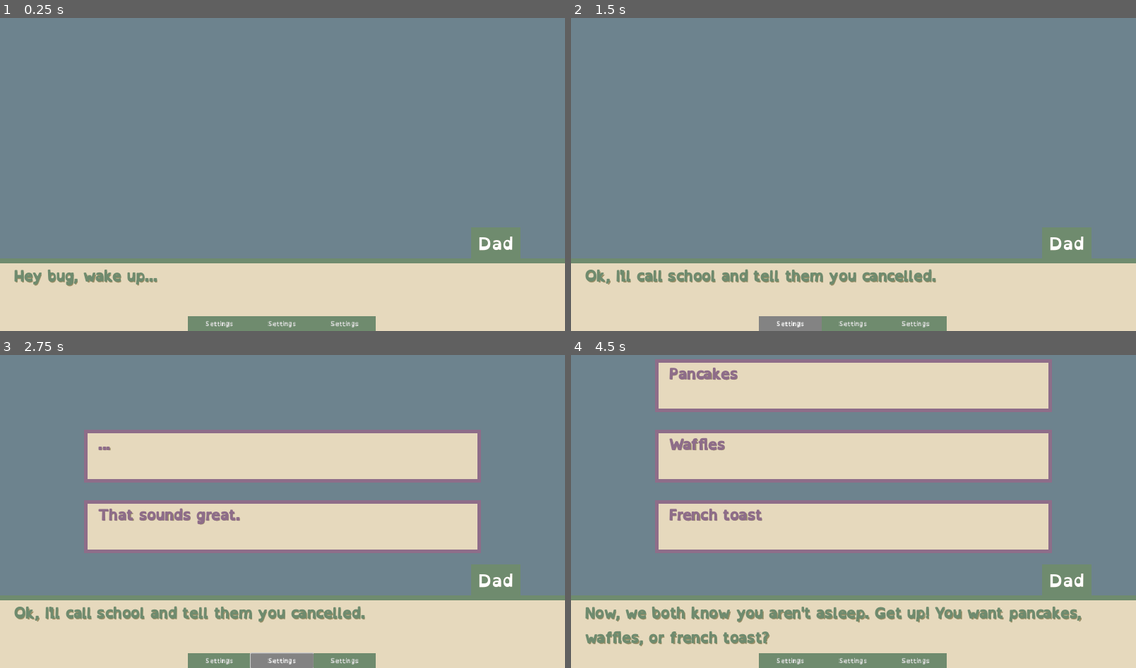
Above: before the commit, frames 1-4 (two rows, left to right).
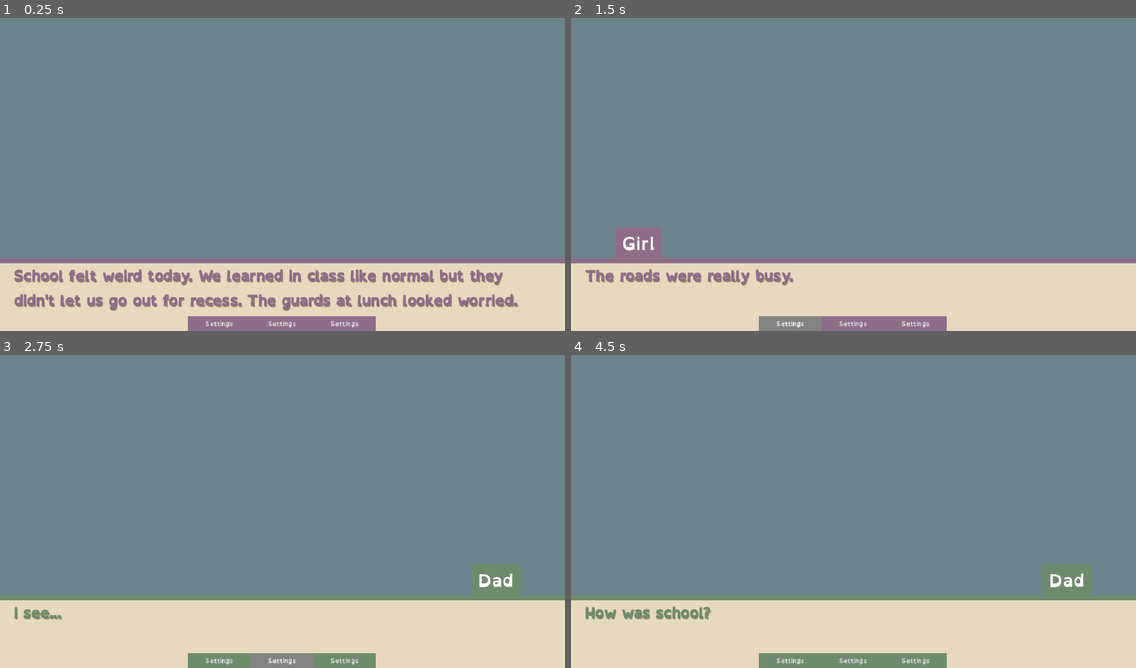
Above: after the commit, the same moments.

Repository: Birdboys/returningMolly
Game: Godot game, scene res://Scenes/main.tscn
Two runs of this game, one before a commit and one after it. Both use one fixed random seed, a clock stepped at 60 frames per second and the inputs below.
Inputs (mouse positions are in pixels of both pictures, inside the frame that each line leads up to):
- Up to frame 1 (0.25 s): no input
- Up to frame 2 (1.5 s): tap Enter at 0.5 s; press the mouse at (853, 171) at 0.53 s; release the mouse at (853, 171) at 1.25 s; click "Settings" at 1.25 s
- Up to frame 3 (2.75 s): click "Settings" at 2 s
- Up to frame 4 (4.5 s): click "Settings" at 2.75 s; move the mouse to (853, 455) at 3.52 s; click (853, 455) at 3.6 s; tap Space (dialogue_input) at 4.25 s; move the mouse to (910, 439) at 4.27 s; press the mouse at (910, 439) at 4.28 s

The runs differ from the first frame. In frame 1, 8.1% of the frame differs, in the area x 0-100%, y 66-100%; in frame 2, 5.9%; in frame 3, 25%; in frame 4, 38%, in the area x 2-91%, y 1-94%.

Commit message:
working on loading/saving inventory

Diff:
--- /dev/null
+++ b/Assets/dialogueJsons/introNight.json
@@ -0,0 +1,152 @@
+{
+  "text0": {
+    "TEXT_TYPE": "think",
+    "TEXT_SPEAKER": "girl",
+    "TEXT_TEXT": "School felt weird today. We learned in class like normal but they didn't let us go out for recess. The guards at lunch looked worried.",
+    "NEXT_TEXT_ID": [
+      "text1"
+    ],
+    "HAS_CHOICE": false,
+    "IS_END": false
+  },
+  "text1": {
+    "TEXT_TYPE": "listen",
+    "TEXT_SPEAKER": "dad",
+    "TEXT_TEXT": "Hey bug, you're back late. I was getting a little worried...",
+    "NEXT_TEXT_ID": [
+      "text2"
+    ],
+    "HAS_CHOICE": false,
+    "IS_END": false
+  },
+  "text10": {
+    "TEXT_TYPE": "listen",
+    "TEXT_SPEAKER": "dad",
+    "TEXT_TEXT": "It's done, let's eat.",
+    "NEXT_TEXT_ID": [
+      "text11"
+    ],
+    "HAS_CHOICE": false,
+    "IS_END": false
+  },
+  "text11": {
+    "TEXT_TYPE": "think",
+    "TEXT_SPEAKER": "girl",
+    "TEXT_TEXT": "Before we eat he flicks the tv back on. I want to talk instead. I hate the news.",
+    "NEXT_TEXT_ID": [],
+    "HAS_CHOICE": false,
+    "IS_END": true
+  },
+  "text2": {
+    "TEXT_TYPE": "talk",
+    "TEXT_SPEAKER": "girl",
+    "TEXT_TEXT": "The roads were really busy.",
+    "NEXT_TEXT_ID": [
+      "text3"
+    ],
+    "HAS_CHOICE": false,
+    "IS_END": false
+  },
+  "text3": {
+    "TEXT_TYPE": "listen",
+    "TEXT_SPEAKER": "dad",
+    "TEXT_TEXT": "I see...",
+    "NEXT_TEXT_ID": [
+      "text4"
+    ],
+    "HAS_CHOICE": false,
+    "IS_END": false
+  },
+  "text4": {
+    "TEXT_TYPE": "listen",
+    "TEXT_SPEAKER": "dad",
+    "TEXT_TEXT": "Well, lets get ready for dinner. I didn't have time to go to the store because... anyway we're doing pasta.",
+    "NEXT_TEXT_ID": [
+      "text5"
+    ],
+    "HAS_CHOICE": false,
+    "IS_END": false
+  },
+  "text5": {
+    "TEXT_TYPE": "think",
+    "TEXT_SPEAKER": "girl",
+    "TEXT_TEXT": "He shuffles to the tv remote and turns off the news. Next up, hand washing.",
+    "NEXT_TEXT_ID": [
+      "text6"
+    ],
+    "HAS_CHOICE": false,
+    "IS_END": false
+  },
+  "text6": {
+    "TEXT_TYPE": "think",
+    "TEXT_SPEAKER": "girl",
+    "TEXT_TEXT": "I want him to put on music and dance like he usually does. Instead I can hear the sound of the water boiling.",
+    "NEXT_TEXT_ID": [
+      "text7"
+    ],
+    "HAS_CHOICE": false,
+    "IS_END": false
+  },
+  "text7": {
+    "TEXT_TYPE": "listen",
+    "TEXT_SPEAKER": "dad",
+    "TEXT_TEXT": "How was school?",
+    "NEXT_TEXT_ID": [
+      "text8a",
+      "text8b",
+      "text8c"
+    ],
+    "HAS_CHOICE": true,
+    "IS_END": false
+  },
+  "text8a": {
+    "TEXT_TYPE": "choice",
+    "TEXT_SPEAKER": "girl",
+    "TEXT_TEXT": "It was ok.",
+    "NEXT_TEXT_ID": [
+      "text9a"
+    ],
+    "HAS_CHOICE": false,
+    "IS_END": false
+  },
+  "text8b": {
+    "TEXT_TYPE": "choice",
+    "TEXT_SPEAKER": "girl",
+    "TEXT_TEXT": "Things were weird.",
+    "NEXT_TEXT_ID": [
+      "text9b"
+    ],
+    "HAS_CHOICE": false,
+    "IS_END": false
+  },
+  "text8c": {
+    "TEXT_TYPE": "choice",
+    "TEXT_SPEAKER": "girl",
+    "TEXT_TEXT": "Recess was fun.",
+    "NEXT_TEXT_ID": [
+      "text9a"
+    ],
+    "HAS_CHOICE": false,
+    "IS_END": false
+  },
+  "text9a": {
+    "TEXT_TYPE": "listen",
+    "TEXT_SPEAKER": "dad",
+    "TEXT_TEXT": "I'm glad you had fun.",
+    "NEXT_TEXT_ID": [
+      "text10"
+    ],
+    "HAS_CHOICE": false,
+    "IS_END": false
+  },
+  "text9b": {
+    "TEXT_TYPE": "listen",
+    "TEXT_SPEAKER": "dad",
+    "TEXT_TEXT": "I'm sorry bug, I think it's just a weird kind of day, haha.",
+    "NEXT_TEXT_ID": [
+      "text10"
+    ],
+    "HAS_CHOICE": false,
+    "IS_END": false
+  }
+}
--- a/Scripts/dialogueManager.gd
+++ b/Scripts/dialogueManager.gd
@@ -3,7 +3,7 @@
 @onready var dialogue_data
 # Called when the node enters the scene tree for the first time.
 func _ready():
-	loadDialogue("intro")
+	loadDialogue("introNight")
 
 	pass # Replace with function body.
 
@@ -19,7 +19,6 @@
 		return
 	var data = FileAccess.open(path, FileAccess.READ)
 	dialogue_data = JSON.parse_string(data.get_as_text())
-	print(dialogue_data['intro0']['NEXT_TEXT_ID'][0])
 	data.close()
 
 func dialogueChoice(choiceID):
--- a/Scripts/inventory_ui.gd
+++ b/Scripts/inventory_ui.gd
@@ -9,6 +9,7 @@
 @onready var held_item = null
 @onready var hovered_item = null
 @onready var slots = {}
+@onready var placed_objects = {}
 @onready var inventoryGrid = $inventoryPanel/inventoryGrid
 @onready var groundItems = $infoPanel/infoVbox/groundItemsScroll/groundItemsGrid
 @onready var scroll = $infoPanel/infoVbox/groundItemsScroll
@@ -54,6 +55,7 @@
 			if hovered_item:
 				held_item = hovered_item
 				if held_item.item_location != null:
+					placed_objects.erase(held_item.item_location)
 					print("item found in inventory at", hovered_item.item_location)
 					for coord in held_item.item_coords:
 						var slot_to_update = held_item.item_location + coord
@@ -88,7 +90,7 @@
 			child.mouse_filter = 2
 		DisplayServer.mouse_set_mode(DisplayServer.MOUSE_MODE_HIDDEN)
 
-
+	print(placed_objects)
 
 
 func getContainerLoc(mouse_pos):
@@ -147,6 +149,7 @@
 
 func putItemDown(the_slot):
 	var main_slot_location = the_slot.location
+	placed_objects[main_slot_location] = held_item.item_id
 	held_item.item_location = main_slot_location
 	print("put down item location",held_item.item_location)
 	for coord in held_item.item_coords:
--- a/Scripts/main.gd
+++ b/Scripts/main.gd
@@ -5,7 +5,7 @@
 func _ready():
 	var starting_dialogue = dialogueScene.instantiate()
 	add_child(starting_dialogue)
-	starting_dialogue.initialize("intro0")
+	starting_dialogue.initialize("text0")
 	pass # Replace with function body.
 
 
--- a/Scripts/textMain.gd
+++ b/Scripts/textMain.gd
@@ -25,6 +25,7 @@
 	match textData['TEXT_TYPE']:
 		'listen': setListener(textData['TEXT_SPEAKER'])
 		'talk': setSpeaker(textData['TEXT_SPEAKER'])
+		'think': setThink()
 	print("res://Assets/themes/text_main_%s.tres" % textData['TEXT_SPEAKER'])
 	set_theme(load("res://Assets/themes/text_main_%s.tres" % textData['TEXT_SPEAKER']))
 	print(theme)
@@ -44,5 +45,8 @@
 	speaker.visible = false
 	listener.parse_bbcode(" " + DialogueManager.to_title(t) + " ")
 
+func setThink():
+	listener.visible = false
+	speaker.visible = false
 func setTheme(theme_id):
 	pass
Not shown, changed: Assets/tweeBreakdowns/returnIntroNight.twee
